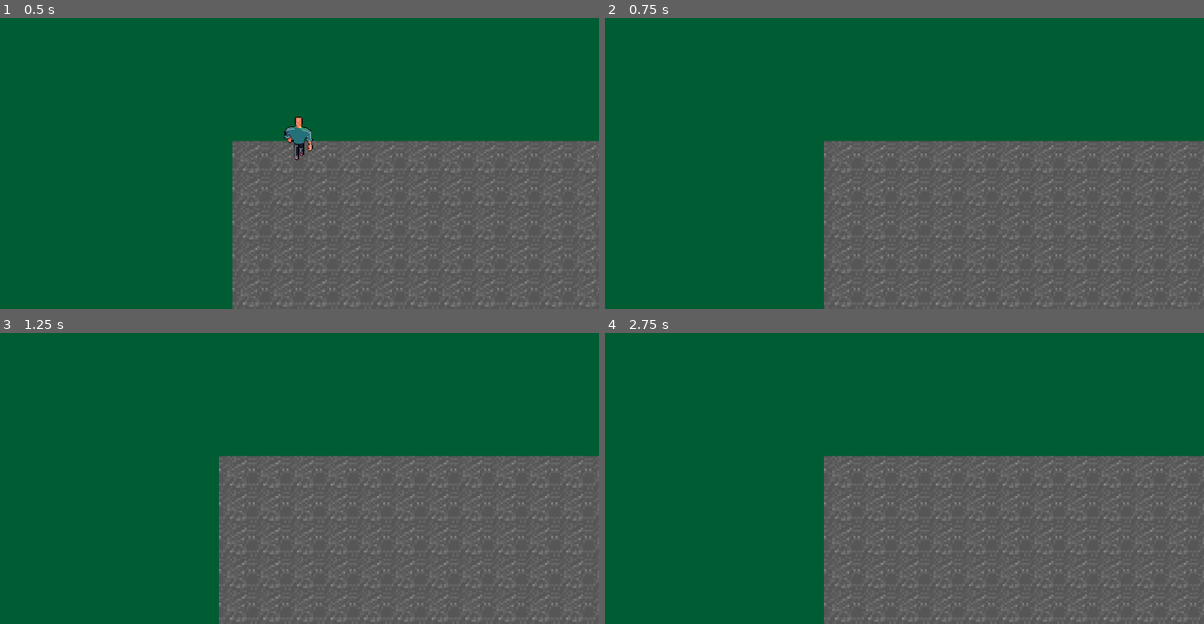
Above: before the commit, frames 1-4 (two rows, left to right).
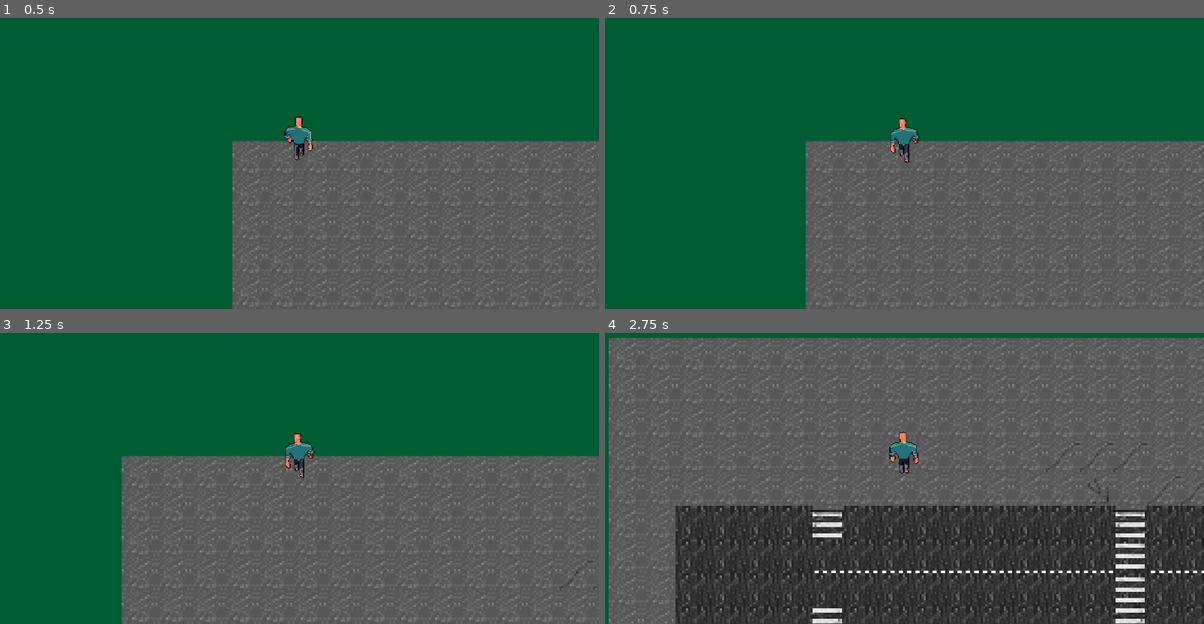
Above: after the commit, the same moments.

Repository: NegriuAndrei/GTA
Game: Godot game, scene res://Scenes/map.tscn
The game is run twice, just before and just after one commit, with the same random seed, the same clock (stepped at 60 frames per second) and the same inputs.
Inputs:
- Up to frame 1 (0.5 s): no input
- Up to frame 2 (0.75 s): tap Enter (ui_accept) at 0.5 s; hold Right (move_right) from 0.53 s (still down); tap E (Ui_accept) at 0.6 s
- Up to frame 3 (1.25 s): keep holding Right (move_right); tap Enter (ui_accept) at 0.77, 0.8, 1.07 s
- Up to frame 4 (2.75 s): release Right (move_right) at 1.28 s; hold Down (move_down) 1.28-2.03 s; tap Enter (ui_accept) at 1.35, 1.52, 1.82, 2.3 s; tap E (Ui_accept) at 1.55, 2.1 s; hold Right (move_right) from 2.03 s (still down)

Frame 1 is identical in both runs. In frame 2, 4.2% of the frame differs, in the area x 33-100%, y 34-100%; in frame 3, 12%; in frame 4, 84%, in the area x 0-100%, y 1-100%.

Commit message:
Last_update

Diff:
--- a/gta/Scenes/map.tscn
+++ b/gta/Scenes/map.tscn
@@ -81,7 +81,10 @@
 tile_map_data = PackedByteArray("AAAAAAAAAAAAAAAAAAABAAAAAAAAAAAAAAACAAAAAAAAAAAAAAACAAEAAAAAAAAAAAADAAEAAAAAAAAAAAAEAA …(48464 unchanged characters)…
 tile_set = SubResource("TileSet_e0an3")
 
-[node name="Player" parent="." instance=ExtResource("2_26yhd")]
+[node name="Player" parent="." groups=["PlayerGroup"] instance=ExtResource("2_26yhd")]
 
-[node name="Car" parent="." instance=ExtResource("2_p3ir5")]
+[node name="Car" parent="." groups=["Cars"] instance=ExtResource("2_p3ir5")]
 position = Vector2(132, 94)
+
+[node name="Car2" parent="." groups=["Cars"] instance=ExtResource("2_p3ir5")]
+position = Vector2(173, 41)
--- a/gta/assets/scripts/car.gd
+++ b/gta/assets/scripts/car.gd
@@ -14,7 +14,28 @@
 var acceleration = Vector2.ZERO
 var steer_direction
 
+
+signal entered_by_player(car)
 @export var is_current_character_active: bool = false  # <- Asta controlează dacă personajul e controlat
+
+
+@onready var entry_area = $Area2D
+
+func _ready():
+	entry_area.body_entered.connect(_on_entry_area_body_entered)
+
+func _on_entry_area_body_entered(body):
+	if body.is_in_group("PlayerGroup"):  # Asigură-te că Player e în grupul "Player"
+		# Dezactivează playerul
+		emit_signal("entered_by_player", self)
+		body.is_current_character_active = false
+		body.visible = false
+		body.set_physics_process(false)
+
+		# Activează mașina
+		is_current_character_active = true
+
+
 
 func _physics_process(delta: float) -> void:
 	if is_current_character_active:
--- a/gta/assets/scripts/map.gd
+++ b/gta/assets/scripts/map.gd
@@ -1,36 +1,25 @@
-extends Node2D  # Sau, în funcție de structura ta de noduri, poate fi alt tip de nod
+extends Node2D
 
-@onready var player = $"Player"  # Jucătorul curent
-@onready var new_character = $"Car"  # Noul caracter care va apărea
-#@onready var camera = $"Camera2D"  # Camera 2D, dacă este cazul
+@onready var player = $"Player"
+@onready var cars = get_tree().get_nodes_in_group("Cars")  # Toate mașinile din scenă
 
-var is_current_character_active = true  # Variabilă pentru a ține minte dacă player-ul curent este activ
+var is_current_character_active = true
 
 func _ready():
-	# Inițial, player-ul curent este activ și noul caracter este ascuns
-	new_character.visible = false
-	new_character.get_node("CollisionShape2D").disabled = true  # Asigură-te că coliziunea este dezactivată
+	for car in cars:
+		car.visible = false
+		car.get_node("CollisionShape2D").disabled = true
+		car.connect("entered_by_player", Callable(self, "_on_car_entered_by_player"))
 
-func _process(delta):
-	# Verifică apăsarea tastei E pentru a schimba între caractere
-	if Input.is_action_just_pressed("Ui_accept"):  # "ui_accept" este tasta E în mod implicit
-		switch_character()
+func _on_car_entered_by_player(car):
+	# Dezactivează playerul
+	player.get_node("sprite").visible = true
+	player.get_node("Collision").disabled = true
+	player.is_current_character_active = false
 
-# Funcție care se ocupă de schimbarea între caractere
-func switch_character():
-	if is_current_character_active:
-		# Ascunde player-ul curent
-		player.get_node("sprite").visible = false
-		player.get_node("Collision").disabled = true
-		player.is_current_character_active = false  # Dezactivează controlul pentru player-ul curent
+	# Activează mașina
+	car.visible = true
+	car.get_node("CollisionShape2D").disabled = false
+	car.is_current_character_active = true
 
-		# Arată și activează noul caracter
-		new_character.visible = true
-		new_character.get_node("CollisionShape2D").disabled = false  # Activează coliziunea pentru noul caracter
-		new_character.is_current_character_active = true  # Activează controlul pentru noul caracter
-
-		# Poziționează camera pe noul caracter (dacă este cazul)
-		#camera.follow_smooth = true
-		#camera.position = new_character.position  # Poziționează camera pe noul caracter
-
-		is_current_character_active = false  # Setează caracterul curent ca inactiv
+	is_current_character_active = false
--- a/gta/assets/scripts/playermovement.gd
+++ b/gta/assets/scripts/playermovement.gd
@@ -7,6 +7,11 @@
 @onready var collision = $Collision  # Numele nodului de tip CollisionShape2D
 
 var is_current_character_active = true  # Acesta va fi controlat din scriptul de pe Map
+
+func _ready():
+	visible = true
+	set_physics_process(true)
+
 
 func _physics_process(delta):
 	if is_current_character_active:
